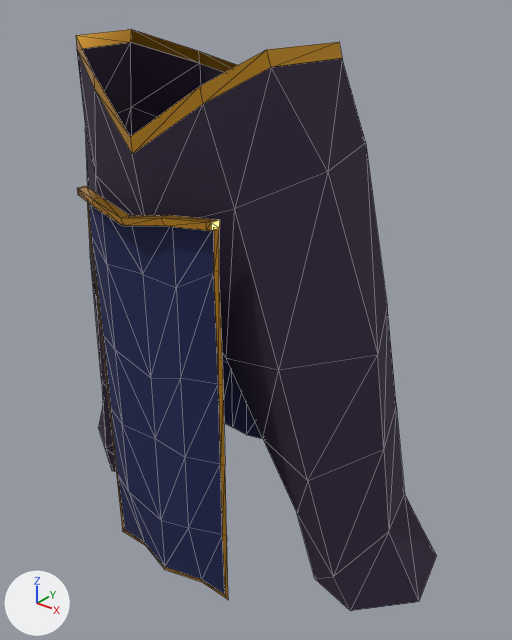
Renders of the glTF model public/models/fighter/legendary_set/pants/pants.gltf from each side of a commit.
Both versions are drawn from a 50 mm camera at (1.39, -1.57, 2.93) aimed at (0.1, 0.04, 1.93). Lighting does not change. The marker at lower left points along +X, +Y and +Z. Mesh edges are drawn as thin lines. Where no turn or scale is listed for an object, it has been applied to the vertices. Vertices at the same position are counted once.

In view in the first picture: 'legendary_pants'.
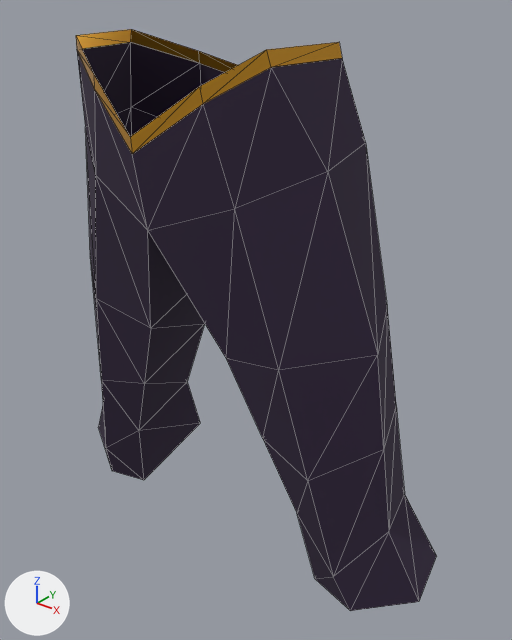
Diff of the bpy script that builds the scene:
```diff
--- a/public/models/fighter/legendary_set/pants/pants.gltf.py
+++ b/public/models/fighter/legendary_set/pants/pants.gltf.py
@@ me_cube_010 @@
 me_cube_010.from_pydata(...)  # 211 vertices, 298 faces; spans x -0.77..0.77, y -0.4..0.32, z 1.06..2.79
 # used by ob_legendary_pants; location = (0.0, 0.0, 0.0)
+# me_cube_010 part 1: the loose piece of 58 vertices spanning x -0.26..0.26, y -0.4..-0.3, z 1.09..2.39 is deleted
+# me_cube_010 part 2: the loose piece of 35 vertices spanning x -0.28..0.28, y 0.26..0.32, z 1.24..2.44 is deleted
+# me_cube_010 part 3: the loose piece of 30 vertices spanning x -0.24..0.24, y -0.37..-0.3, z 1.1..2.37 is deleted
 me_cube_010.materials.append(mat_material_003)
 me_cube_010.materials.append(mat_material_001)
-me_cube_010.materials.append(mat_material_015)
-me_cube_010.materials.append(mat_material_016)
```

Pixel boxes (x1, y1, x2, y2) of what changed, in the pictures (512 x 640 px):
part 1 of me_cube_010, deleted (brown)
    before: (77, 186, 228, 600)
part 2 of me_cube_010, deleted (black)
    before: (222, 352, 263, 439)
part 3 of me_cube_010, deleted (blue)
    before: (89, 204, 225, 594)
